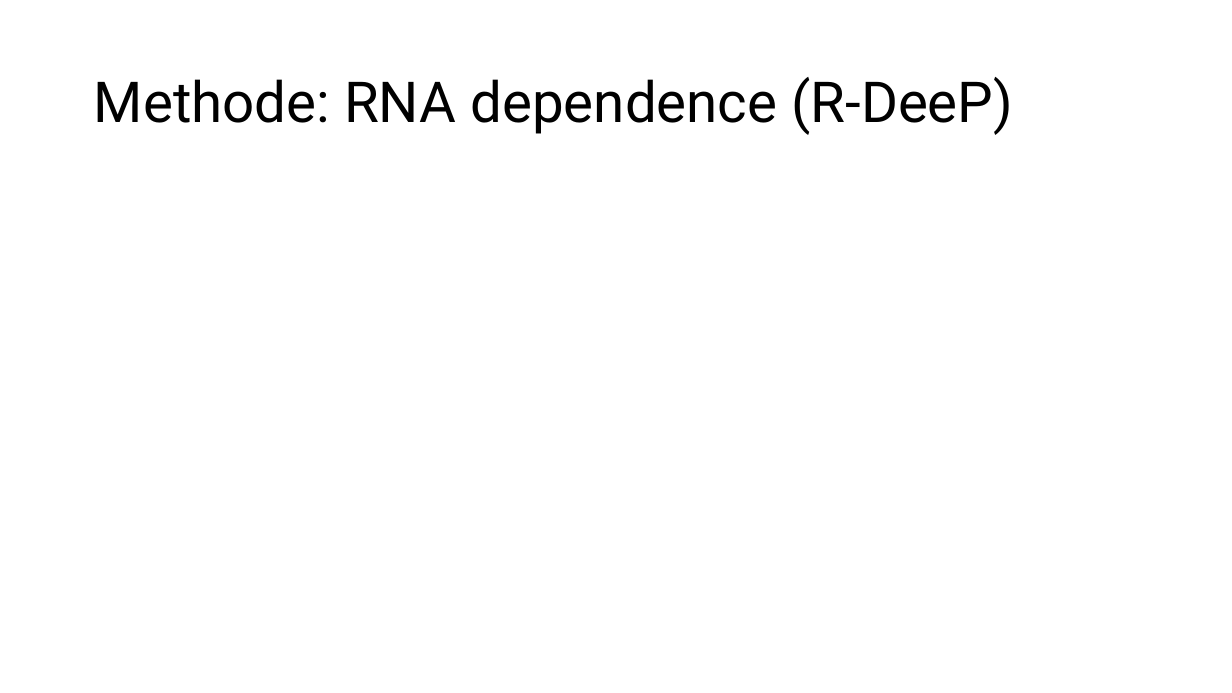
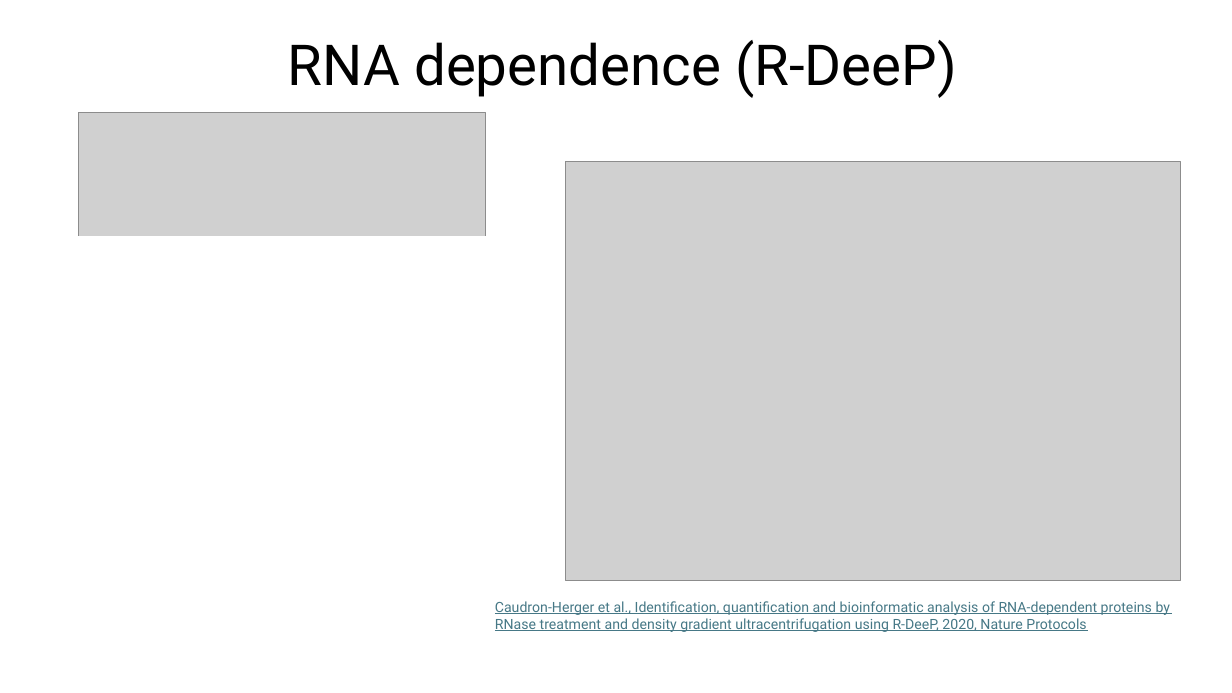
Before and after one commit to MichelaPozzi/2025-topic-03-group-01, a slide deck: slide 3 of Project Proposal Ben.pptx. Drawn at 1232x693 pixels with LibreOffice and Linux fonts; fonts in the diff are those of the drawing; grey boxes stand for pictures. Boxes give left, top, right and bottom in pixels: in the first picture for what was removed or moved away, otherwise in the second. Text is boxed around its words. In the diff, an @@ line names an element or a change of style, - is before the commit and + after.

```diff
--- a/Project Proposal Ben.pptx
+++ b/Project Proposal Ben.pptx
@@ title at (x1=288, y1=40, x2=957, y2=98): text changed @@
-Methode: RNA dependence (R-DeeP)
+RNA dependence (R-DeeP)
@@ picture added at (x1=79, y1=113, x2=486, y2=684) @@
@@ picture added at (x1=566, y1=162, x2=1181, y2=580) @@
@@ rectangle added at (x1=72, y1=237, x2=486, y2=371), fill #FFFFFF, outline #FFFFFF 1.5 pt @@
@@ rectangle added at (x1=271, y1=497, x2=526, y2=686), fill #FFFFFF, outline #FFFFFF 1.5 pt @@
@@ text added at (x1=495, y1=601, x2=1171, y2=632), 11 pt, text #467886, underline @@
+Caudron-Herger et al., Identification, quantification and bioinformatic analysis of RNA-dependent proteins by RNase treatment and density gradient ultracentrifugation using R-DeeP, 2020, Nature Protocols
```
Also in this commit, not shown: 3 other slides changed, 6 slides added, 2 slides removed, 1 other file.
